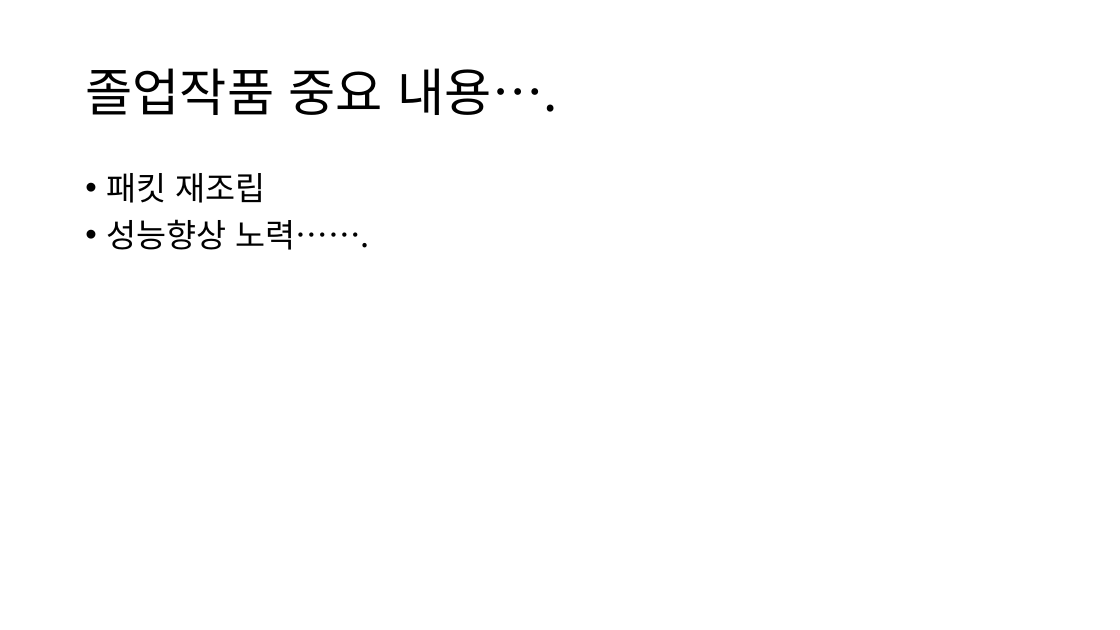
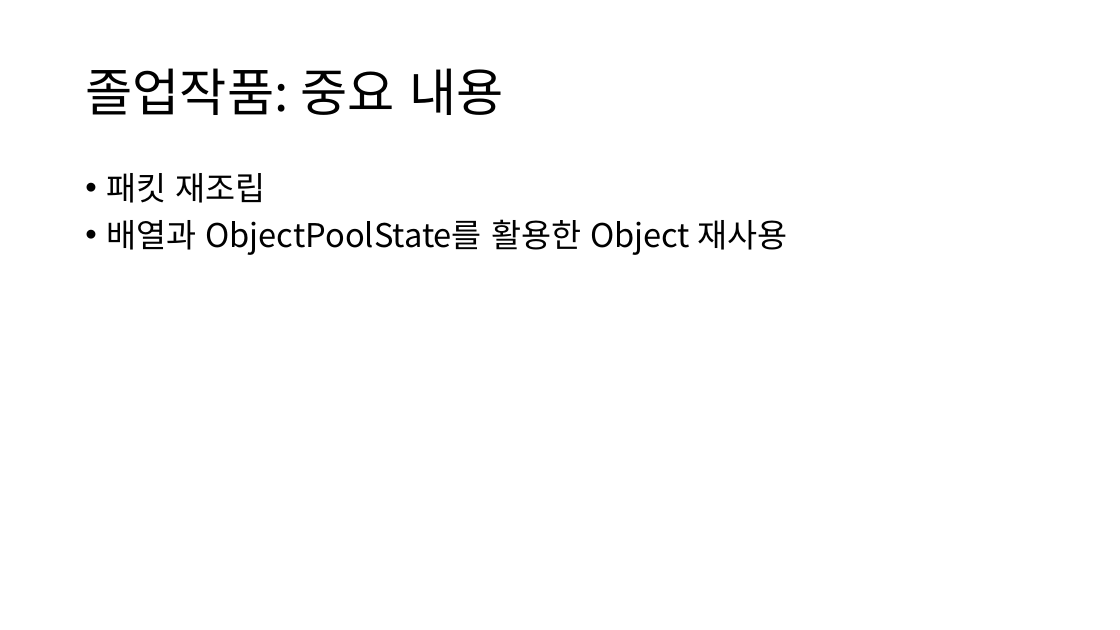
Before and after one commit to kimi5231/B1A2_project, a slide deck: slide 5 of 포트폴리오/임수영/포트폴리오.pptx. Drawn at 1120x630 pixels with LibreOffice and Linux fonts; fonts in the diff are those of the drawing. Boxes give left, top, right and bottom in pixels: in the first picture for what was removed or moved away, otherwise in the second. Text is boxed around its words. In the diff, an @@ line names an element or a change of style, - is before the commit and + after.

```diff
--- a/포트폴리오/임수영/포트폴리오.pptx
+++ b/포트폴리오/임수영/포트폴리오.pptx
@@ title at (x1=85, y1=68, x2=503, y2=115): text changed @@
-졸업작품 중요 내용….
+졸업작품: 중요 내용
@@ text at (x1=106, y1=219, x2=788, y2=255): text changed @@
-• 성능향상 노력…….
+• 배열과 ObjectPoolState를 활용한 Object 재사용
```
Also in this commit, not shown: 4 other slides changed, 2 slides added.
